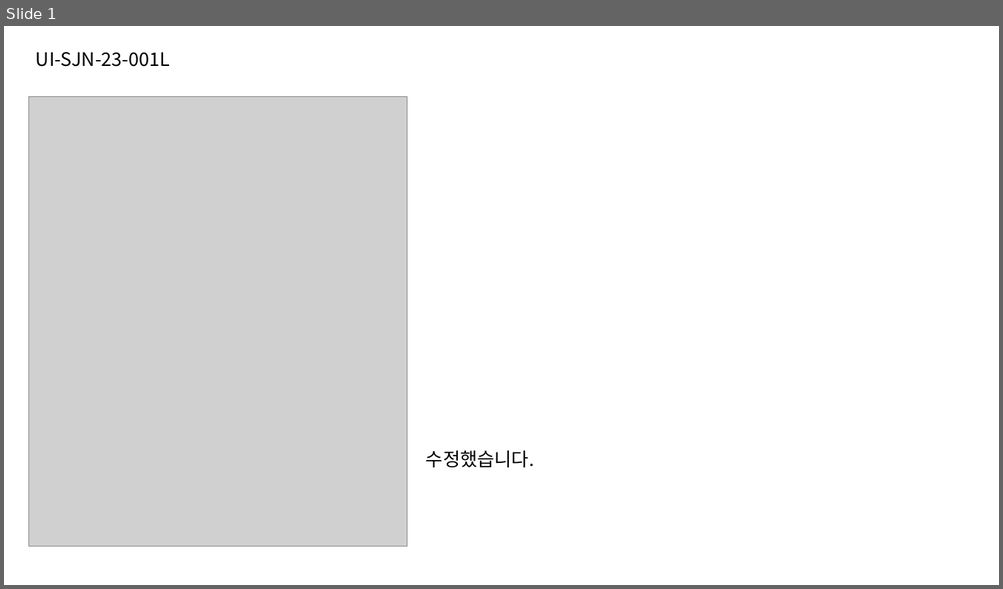
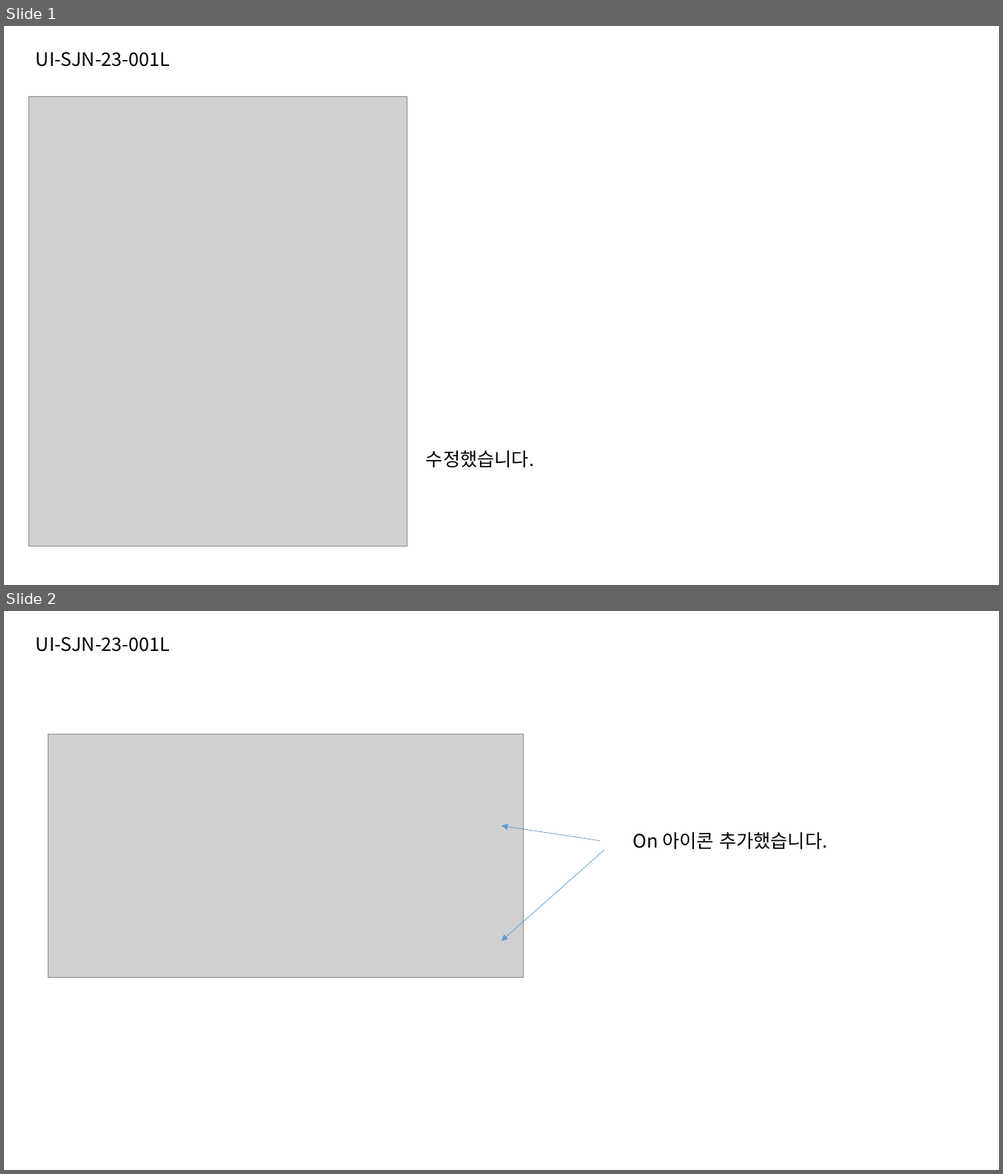
Before and after one commit to jeoungGyy/sejong, a slide deck: ppt/05-18.pptx. Shown one above the other, each under a label of ours: slide 1 before the commit, slides 1 and 2 after it. The pictures are 1003x589 and 1003x1174 pixels, drawn with LibreOffice and Linux fonts; fonts in the diff are those of the drawing; grey boxes stand for pictures. Boxes give left, top, right and bottom in pixels: in the first picture for what was removed or moved away, otherwise in the second. Text is boxed around its words. In the diff, an @@ line names an element or a change of style, - is before the commit and + after.

```diff
--- a/ppt/05-18.pptx
+++ b/ppt/05-18.pptx
@@ slide 2 added at box(4, 611, 999, 1170), background #FFFFFF @@
@@ text added at box(36, 637, 170, 652), 18 pt, text #000000 @@
+UI-SJN-23-001L
@@ picture added at box(48, 734, 524, 977) @@
@@ arrow added from (600, 841) to (502, 826), #5B9BD5 0.5 pt @@
@@ text added at box(633, 832, 827, 849), 18 pt, text #000000 @@
+On 아이콘 추가했습니다.
@@ arrow added from (605, 850) to (502, 942), #5B9BD5 0.5 pt @@
```
Also in this commit, not shown: 3 slides changed, 1 other slide added, 1 slide removed, 15 other files.
